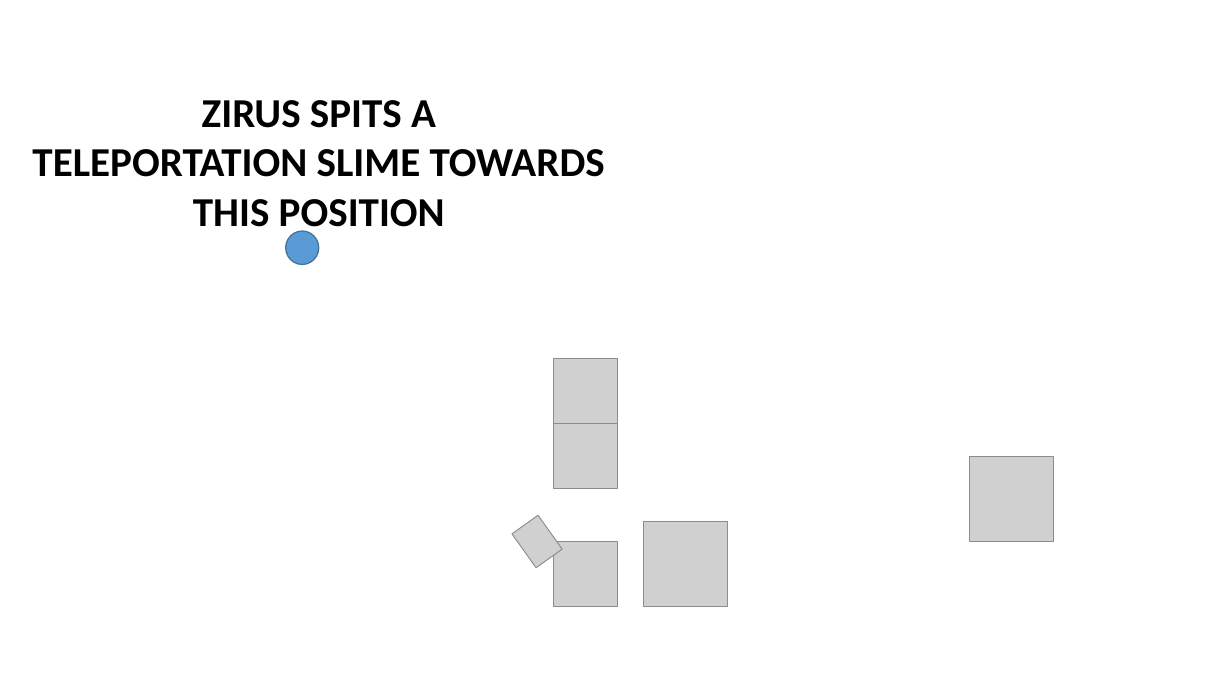
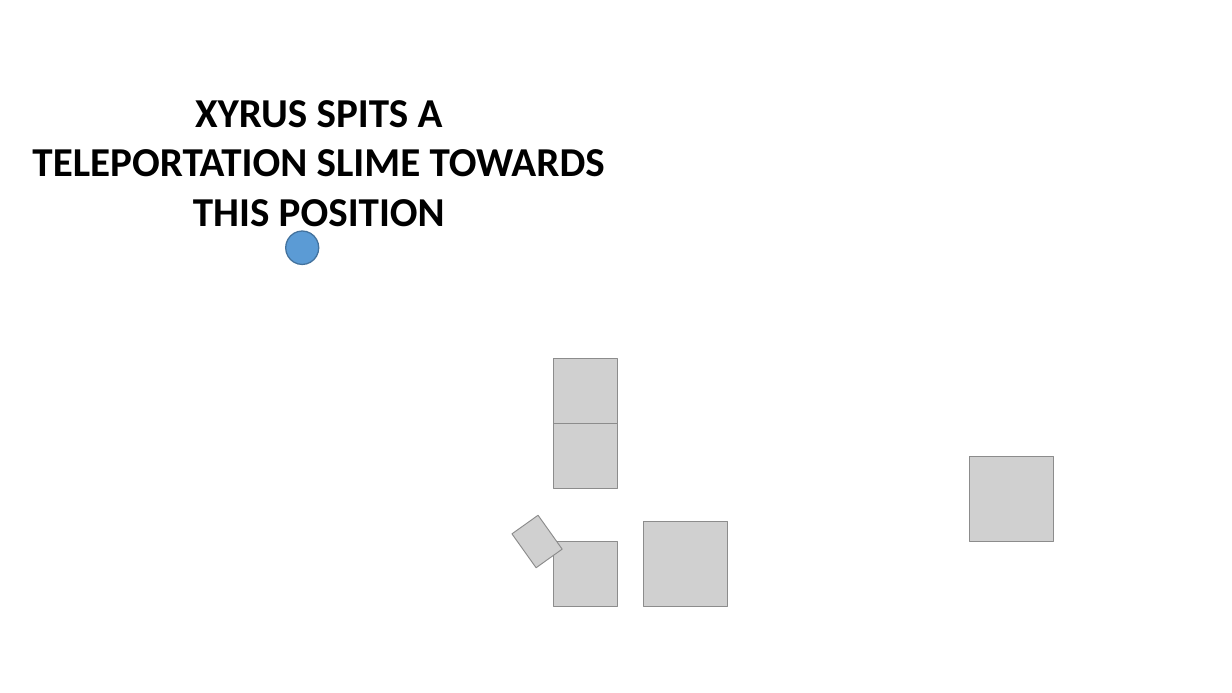
Before and after one commit to Paul-Marte/MyGame, a slide deck: slide 43 of Documents/Xyrus.pptx. Drawn at 1232x693 pixels with LibreOffice and Linux fonts; fonts in the diff are those of the drawing; grey boxes stand for pictures; background and template pictures are left out. Boxes give left, top, right and bottom in pixels: in the first picture for what was removed or moved away, otherwise in the second. Text is boxed around its words. In the diff, an @@ line names an element or a change of style, - is before the commit and + after.

```diff
--- a/Documents/Xyrus.pptx
+++ b/Documents/Xyrus.pptx
@@ text at (195,100,443,128): text changed @@
-ZIRUS SPITS A
+XYRUS SPITS A
```
Also in this commit, not shown: 10 other slides changed, 10 slides added, 1 slide removed, 56 other files.
